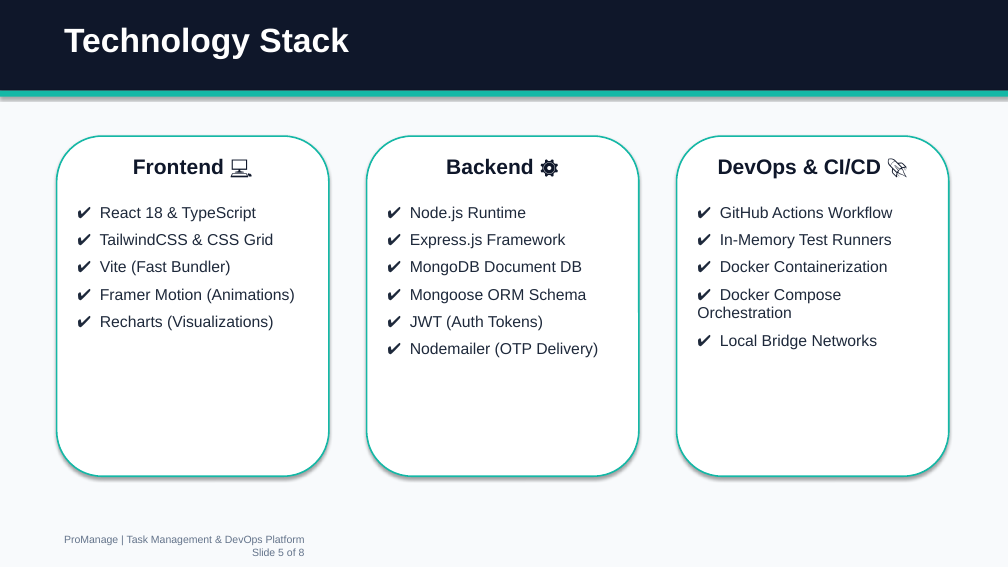
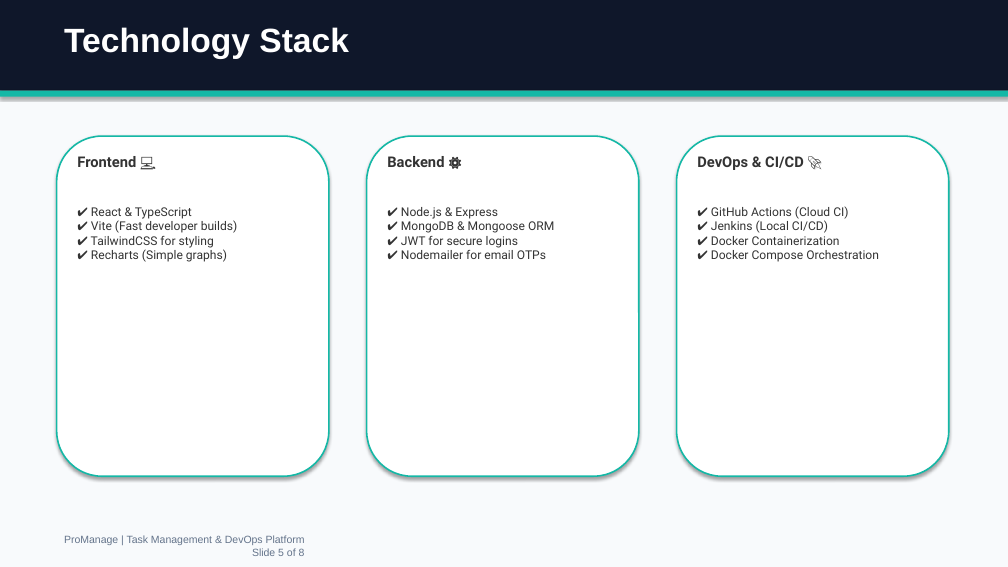
Before and after one commit to Prashant9128/ProManage, a slide deck: slide 5 of ProManage_Presentation.pptx. Drawn at 1008x567 pixels with LibreOffice and Linux fonts; fonts in the diff are those of the drawing. Boxes give left, top, right and bottom in pixels: in the first picture for what was removed or moved away, otherwise in the second. Text is boxed around its words. In the diff, an @@ line names an element or a change of style, - is before the commit and + after.

Commit message:
docs: update ProManage presentation with simplified words and Jenkins pipeline info

```diff
--- a/ProManage_Presentation.pptx
+++ b/ProManage_Presentation.pptx
@@ text in rounded rectangle at [77,156,136,167]: size 20 to 14 pt, font Arial to Roboto, text colour #0F172A to #333333 in "Frontend 💻" @@
@@ text in rounded rectangle at [387,156,444,167]: size 20 to 14 pt, font Arial to Roboto, text colour #0F172A to #333333 in "Backend ⚙️" @@
@@ text in rounded rectangle at [697,156,879,262]: size 20 to 14 pt, text colour #0F172A to #333333 in "DevOps & CI/CD 🚀"; font Arial to Roboto in "DevOps & CI/CD 🚀", "✔ Docker Containerization", "✔ Docker Compose Orchestration"; size 15 to 11.5 pt, text colour #1E293B to #333333 in "✔ Docker Containerization", "✔ Docker Compose Orchestration"; less space between paragraphs @@
@@ text in rounded rectangle at [91,207,238,262]: text changed; size 15 to 11.5 pt; font Arial to Roboto; text colour #1E293B to #333333 @@
-✔ React 18 & TypeScript
-✔ TailwindCSS & CSS Grid
-✔ Vite (Fast Bundler)
-✔ Framer Motion (Animations)
-✔ Recharts (Visualizations)
+✔ React & TypeScript
+✔ Vite (Fast developer builds)
+✔ TailwindCSS for styling
+✔ Recharts (Simple graphs)
@@ text in rounded rectangle at [401,207,554,259]: text changed; size 15 to 11.5 pt; font Arial to Roboto; text colour #1E293B to #333333 @@
-✔ Node.js Runtime
-✔ Express.js Framework
-✔ MongoDB Document DB
-✔ Mongoose ORM Schema
-✔ JWT (Auth Tokens)
-✔ Nodemailer (OTP Delivery)
+✔ Node.js & Express
+✔ MongoDB & Mongoose ORM
+✔ JWT for secure logins
+✔ Nodemailer for email OTPs
@@ text in rounded rectangle at [711,206,848,233]: text changed; size 15 to 11.5 pt; font Arial to Roboto; text colour #1E293B to #333333 @@
-✔ GitHub Actions Workflow
-✔ In-Memory Test Runners
+✔ GitHub Actions (Cloud CI)
+✔ Jenkins (Local CI/CD)
@@ text in rounded rectangle at [720,334,878,350]: paragraph removed @@
-✔ Local Bridge Networks
```
Also in this commit, not shown: 7 other slides changed.
